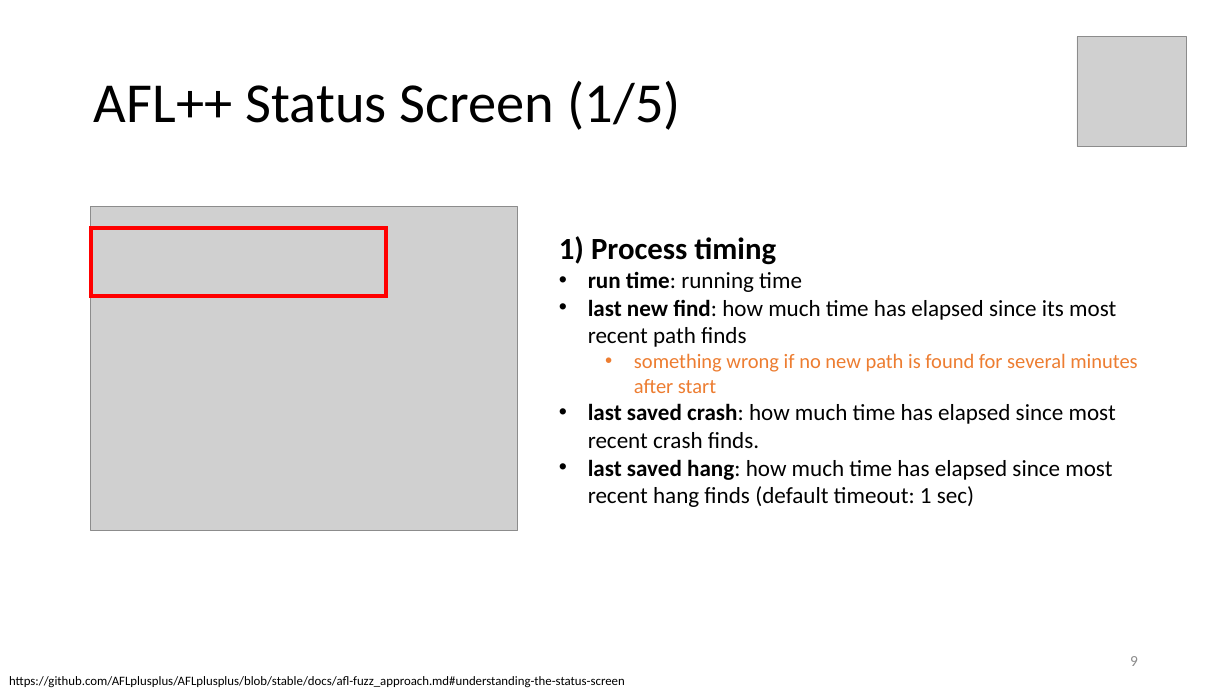
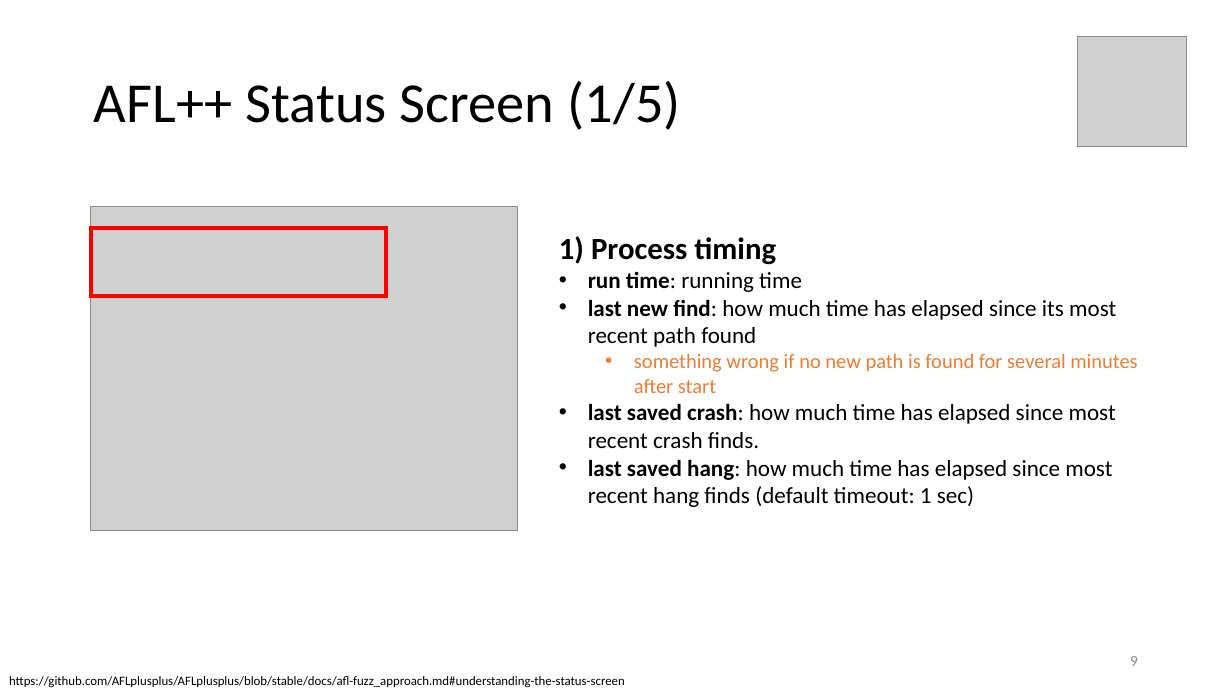
Before and after one commit to swtv-kaist/cs40508-fall26, a slide deck: slide 9 of 4-fuzzing/lec42-fuzzing_with_afl++-v3.pptx. Drawn at 1232x693 pixels with LibreOffice and Linux fonts; fonts in the diff are those of the drawing; grey boxes stand for pictures. Boxes give left, top, right and bottom in pixels: in the first picture for what was removed or moved away, otherwise in the second. Text is boxed around its words. In the diff, an @@ line names an element or a change of style, - is before the commit and + after.

```diff
--- a/4-fuzzing/lec42-fuzzing_with_afl++-v3.pptx
+++ b/4-fuzzing/lec42-fuzzing_with_afl++-v3.pptx
@@ text at <box>588,299,1116,347</box>: text changed @@
-• last new find: how much time has elapsed since its most recent path finds
+• last new find: how much time has elapsed since its most recent path found
```
Also in this commit, not shown: 4 other slides changed, 1 other file.
